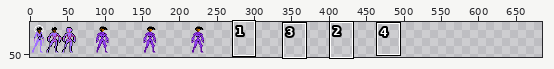
Two versions of one sprite sheet, ProjectMoon/Content/Sprites/Player/Regina.png. Above, an overview of the earlier version with the close-up marked.
Close-up. Earlier state:
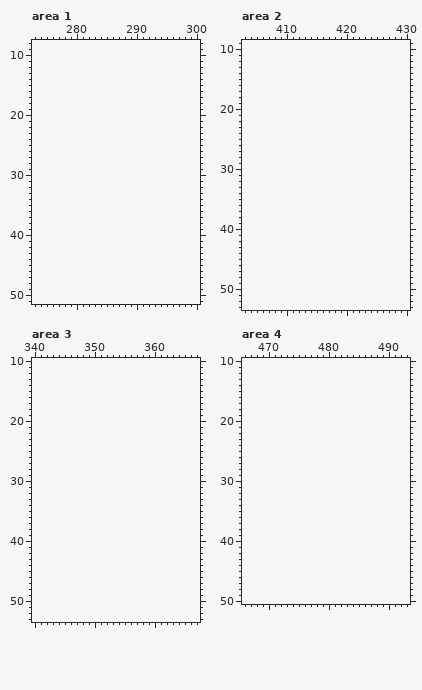
The file is 256x64 pixels. Shown: area 1: x 273..300, y 8..51; area 2: x 403..430, y 9..53; area 3: x 340..367, y 10..53; area 4: x 466..493, y 10..50. The old version is drawn lined up with the new one, on the new canvas. The wide view leaves out empty margins. The commit also changed other parts of the picture, which this record leaves out.
Now the later version:
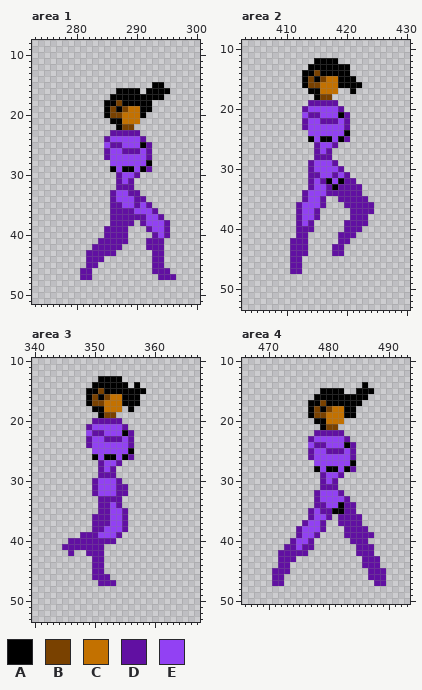
Palette (. is transparent): A #000000  B #794100  C #c37100  D #6110a2  E #9241f3
Change:
canvas 256x64 -> 704x64
--- area 1
@@ x 273..300 @@
 14 ............................
-15 ............................
-16 ............................
-17 ............................
-18 ............................
-19 ............................
-20 ............................
-21 ............................
-22 ............................
-23 ............................
-24 ............................
-25 ............................
-26 ............................
-27 ............................
-28 ............................
-29 ............................
-30 ............................
-31 ............................
-32 ............................
-33 ............................
-34 ............................
-35 ............................
-36 ............................
-37 ............................
-38 ............................
-39 ............................
-40 ............................
-41 ............................
-42 ............................
-43 ............................
-44 ............................
-45 ............................
-46 ............................
-47 ............................
+15 ....................AA......
+16 ..............AAAA.AAAA.....
+17 .............AAAAAAAAA......
+18 ............AABAAAAA........
+19 ............ABABCCAA........
+20 ............ABBCCCA.........
+21 .............AACCC..........
+22 ..............ABB...........
+23 .............DDDDD..........
+24 ............DEEEEED.........
+25 ............EDDEEEAD........
+26 ............DEEDDDED........
+27 ............DEEEEEED........
+28 .............EEEEEEA........
+29 .............AEAAEAD........
+30 ..............DEED..........
+31 ..............DED...........
+32 ..............DDD...........
+33 .............DEEDD..........
+34 .............DEEEDD.........
+35 .............DDEEDED........
+36 .............DDDDEEED.......
+37 .............DDDDDDEED......
+38 .............DDDD.DEEED.....
+39 ............DDDD...DEED.....
+40 ............DDDD....DED.....
+41 ...........DDDDD...DDD......
+42 ..........DDDDD....DDD......
+43 .........DDDDD......DD......
+44 .........DDD........DD......
+45 .........DD.........DD......
+46 ........DD..........DDD.....
+47 ........DD...........DDD....
 48 ............................
--- area 2
@@ x 409..426 @@
 11 ..................
-12 ..................
-13 ..................
-14 ..................
-15 ..................
-16 ..................
-17 ..................
-18 ..................
-19 ..................
-20 ..................
-21 ..................
-22 ..................
-23 ..................
-24 ..................
-25 ..................
-26 ..................
-27 ..................
-28 ..................
-29 ..................
-30 ..................
-31 ..................
-32 ..................
-33 ..................
-34 ..................
-35 ..................
-36 ..................
-37 ..................
-38 ..................
-39 ..................
-40 ..................
-41 ..................
-42 ..................
-43 ..................
-44 ..................
-45 ..................
-46 ..................
-47 ..................
+12 ......AAAA........
+13 .....AAAAAAA......
+14 ....AABAAAAA......
+15 ....ABABCCAAA.....
+16 ....ABBCCCAAAA....
+17 .....AACCC..A.....
+18 ......ABB.........
+19 .....DDDDD........
+20 ....DEEEEED.......
+21 ....EDDEEEAD......
+22 ....DEEDDDED......
+23 ....DEEEEEED......
+24 .....EEEEEEA......
+25 .....AEAAEAD......
+26 ......DEED........
+27 ......DED.........
+28 ......DDD.........
+29 .....DEEED........
+30 .....DEEEED.......
+31 .....DDEEDED......
+32 .....DEDAEADD.....
+33 .....DEEDADDDD....
+34 ....DEEEDDDDDD....
+35 ....DEED..DDDDD...
+36 ...DEEED...DDDDD..
+37 ...DEED.....DDDD..
+38 ...DEED.....DDD...
+39 ...DED.....DDDD...
+40 ...DDD.....DDD....
+41 ...DD.....DDD.....
+42 ..DDD.....DD......
+43 ..DDD....DD.......
+44 ..DDD....DD.......
+45 ..DD..............
+46 ..DD..............
+47 ..DD..............
 48 ..................
--- area 3
@@ x 343..360 @@
 12 ..................
-13 ..................
-14 ..................
-15 ..................
-16 ..................
-17 ..................
-18 ..................
-19 ..................
-20 ..................
-21 ..................
-22 ..................
-23 ..................
-24 ..................
-25 ..................
-26 ..................
-27 ..................
-28 ..................
-29 ..................
-30 ..................
-31 ..................
-32 ..................
-33 ..................
-34 ..................
-35 ..................
-36 ..................
-37 ..................
-38 ..................
-39 ..................
-40 ..................
-41 ..................
-42 ..................
-43 ..................
-44 ..................
-45 ..................
-46 ..................
-47 ..................
+13 ........AAAA......
+14 .......AAAAAA.A...
+15 ......AABAAAAAAA..
+16 ......ABABCCAAA...
+17 ......ABBCCCAAA...
+18 .......AACCC.A....
+19 ........ABB.......
+20 .......DDDDD......
+21 ......DEEEEED.....
+22 ......EDDEEEAD....
+23 ......DEEDDDED....
+24 ......DEEEEEED....
+25 .......EEEEEEA....
+26 .......AEAAEAD....
+27 ........DEED......
+28 ........DED.......
+29 ........DDD.......
+30 .......DEEED......
+31 .......DEEEDD.....
+32 .......DEEEDD.....
+33 ........DDDD......
+34 ........DDED......
+35 ........DDEED.....
+36 .......DDDEED.....
+37 .......DDDEED.....
+38 .......DDEEED.....
+39 .....DDDEEED......
+40 ...DDDDDDDD.......
+41 ..DDDDDDD.........
+42 ...D..DDD.........
+43 .......DD.........
+44 .......DD.........
+45 .......DD.........
+46 .......DDD........
+47 ........DDD.......
 48 ..................
--- area 4
@@ x 466..493 @@
 13 ............................
-14 ............................
-15 ............................
-16 ............................
-17 ............................
-18 ............................
-19 ............................
-20 ............................
-21 ............................
-22 ............................
-23 ............................
-24 ............................
-25 ............................
-26 ............................
-27 ............................
-28 ............................
-29 ............................
-30 ............................
-31 ............................
-32 ............................
-33 ............................
-34 ............................
-35 ............................
-36 ............................
-37 ............................
-38 ............................
-39 ............................
-40 ............................
-41 ............................
-42 ............................
-43 ............................
-44 ............................
-45 ............................
-46 ............................
-47 ............................
+14 ....................A.......
+15 .............AAAA..AAA......
+16 ............AAAAAAAAA.......
+17 ...........AABAAAAAA........
+18 ...........ABABCCAA.........
+19 ...........ABBCCCAA.........
+20 ............AACCC...........
+21 .............ABB............
+22 ............DDDDD...........
+23 ...........DEEEEED..........
+24 ...........EDDEEEAD.........
+25 ...........DEEDDDED.........
+26 ...........DEEEEEED.........
+27 ............EEEEEEA.........
+28 ............AEAAEAD.........
+29 .............DEED...........
+30 .............DED............
+31 .............DDD............
+32 ............DEEED...........
+33 ............DEEEED..........
+34 ............DDEEADD.........
+35 ...........DEDDAADD.........
+36 ...........DEED.DDDD........
+37 ..........DEED..DDDD........
+38 .........DEEED...DDDD.......
+39 .........DEED....DDDDD......
+40 ........DEED......DDD.......
+41 .......DDEDD.......DDD......
+42 ......DDDDD........DDD......
+43 ......DDD...........DDD.....
+44 ......DD............DDD.....
+45 .....DDD.............DDD....
+46 .....DD..............DDD....
+47 .....DD...............DD....
 48 ............................
Changed places in both close-ups, as pixel boxes (x1, y1, x2, y2):
added: (80, 82, 176, 280)
added: (290, 58, 374, 274)
added: (62, 376, 146, 586)
added: (272, 382, 386, 586)
